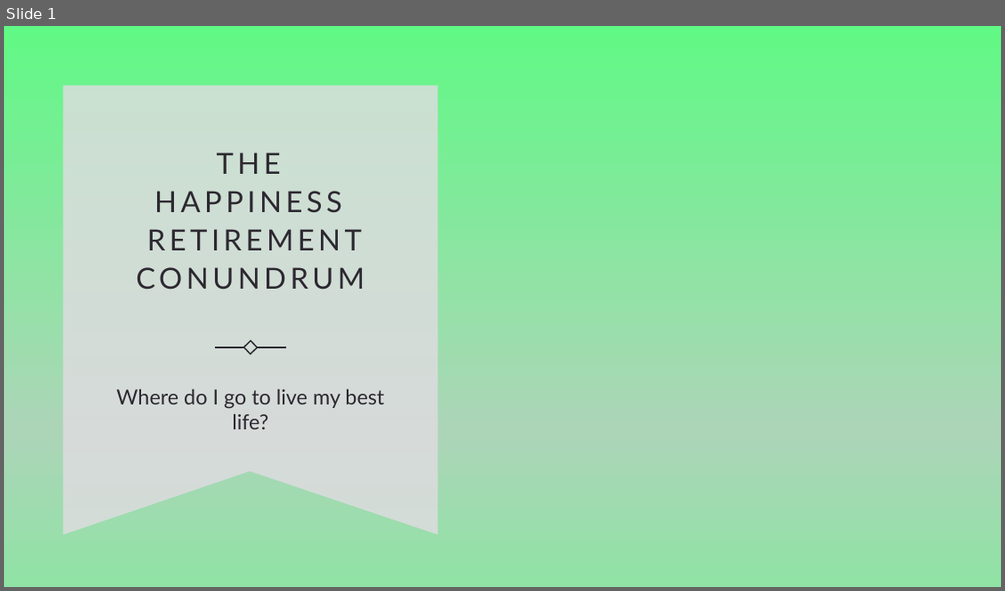
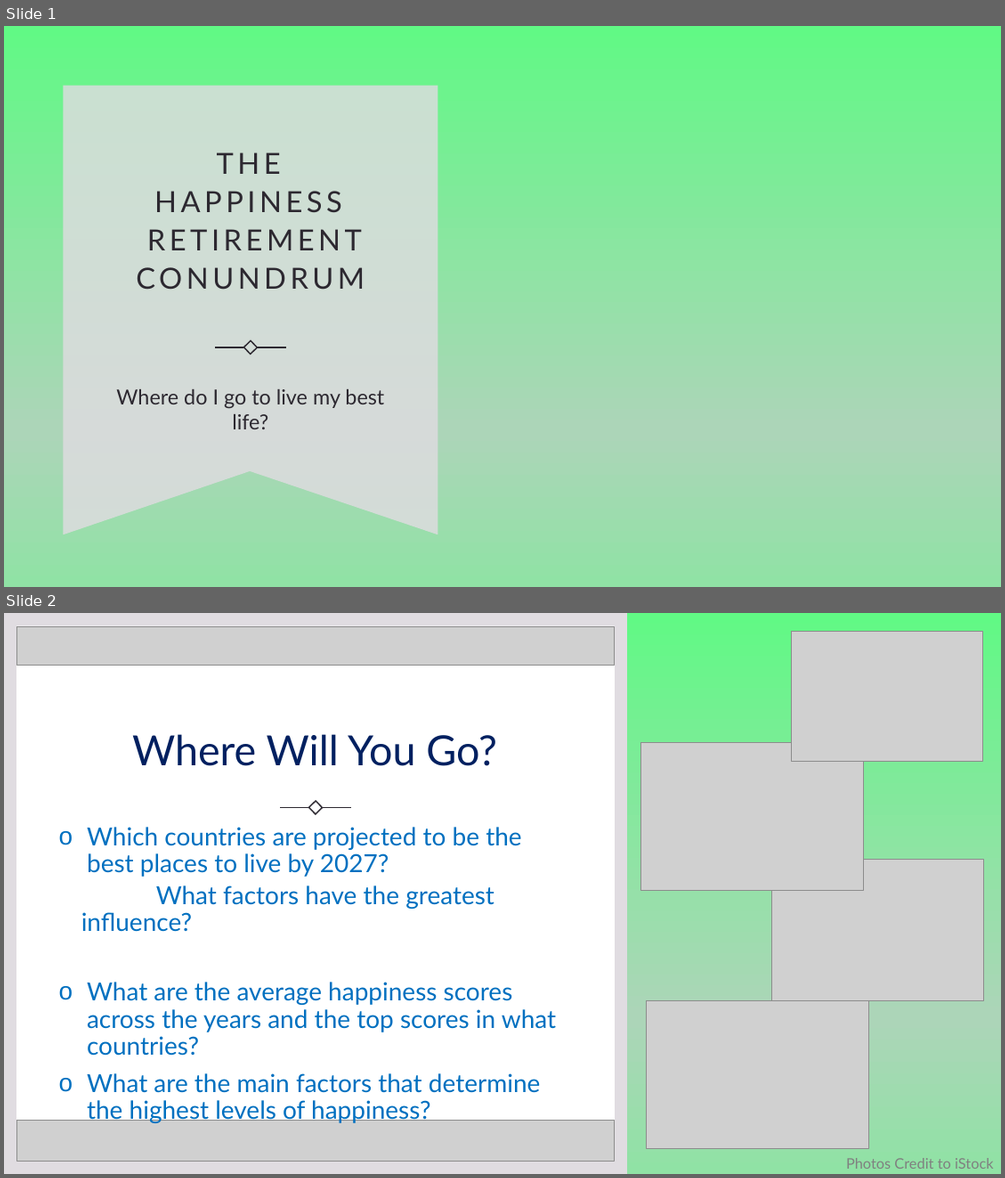
Before and after one commit to tvaughn905/Project-1, a slide deck: HappinessRetirementConundrum.pptx. Shown one above the other, each under a label of ours: slide 1 before the commit, slides 1 and 2 after it. The pictures are 1005x591 and 1005x1178 pixels, drawn with LibreOffice and Linux fonts; fonts in the diff are those of the drawing; grey boxes stand for pictures; background and template pictures are left out. Boxes give left, top, right and bottom in pixels: in the first picture for what was removed or moved away, otherwise in the second. Text is boxed around its words. In the diff, an @@ line names an element or a change of style, - is before the commit and + after.

Commit message:
Files for the final project, waiting on one ppt tweak

```diff
--- a/HappinessRetirementConundrum.pptx
+++ b/HappinessRetirementConundrum.pptx
@@ slide 2 added at (4, 613, 1001, 1174), background gradient #61F985 to #ACD5B8 to #90E2A5 to #BECDC4 to #CDC6CE to #DED9DF; not listed: 1 template element that a slide beside it also shows @@
@@ rectangle added at (4, 613, 1001, 1174), fill gradient #61F985 to #ACD5B8 to #90E2A5 to #BECDC4 to #CDC6CE to #DED9DF @@
@@ rectangle added at (4, 613, 627, 1174), fill #E0DCE1 @@
@@ rectangle added at (16, 625, 615, 1161), fill #FFFFFF @@
@@ picture added at (16, 626, 615, 665) @@
@@ picture added at (792, 631, 983, 761) @@
@@ title added at (132, 734, 497, 766), 40 pt, text #002060 @@
+Where Will You Go?
@@ picture added at (641, 742, 863, 891) @@
@@ line added from (280, 807) to (309, 807), #2C2830 1.25 pt @@
@@ rectangle added at (308, 801, 323, 815), outline #2C2830 1.25 pt @@
@@ line added from (323, 807) to (351, 807), #2C2830 1.25 pt @@
@@ text added at (81, 827, 556, 1124), 24 pt, text #0070C0 @@
+o Which countries are projected to be the best places to live by 2027?
+  What factors have the greatest influence?
+o What are the average happiness scores across the years and the top scores in what countries?
+o What are the main factors that determine the highest levels of happiness?
@@ picture added at (771, 859, 984, 1001) @@
@@ picture added at (647, 1001, 868, 1149) @@
@@ picture added at (16, 1120, 615, 1160) @@
@@ text added at (846, 1158, 994, 1168), 14 pt, text #808080 @@
+Photos Credit to iStock
```
Also in this commit, not shown: 5 slides changed, 3 other slides added, 1 slide removed, 6 other files.
